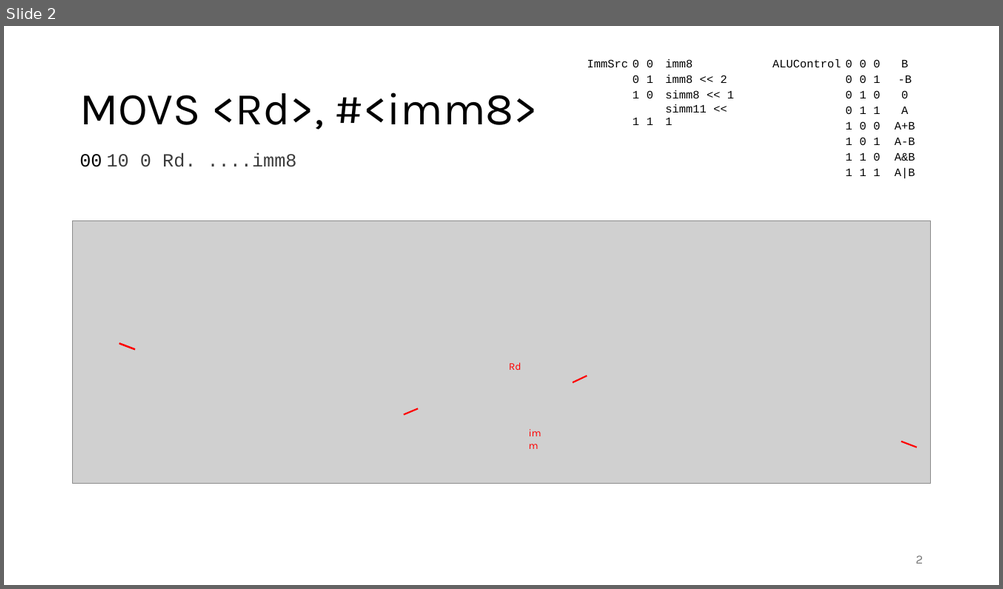
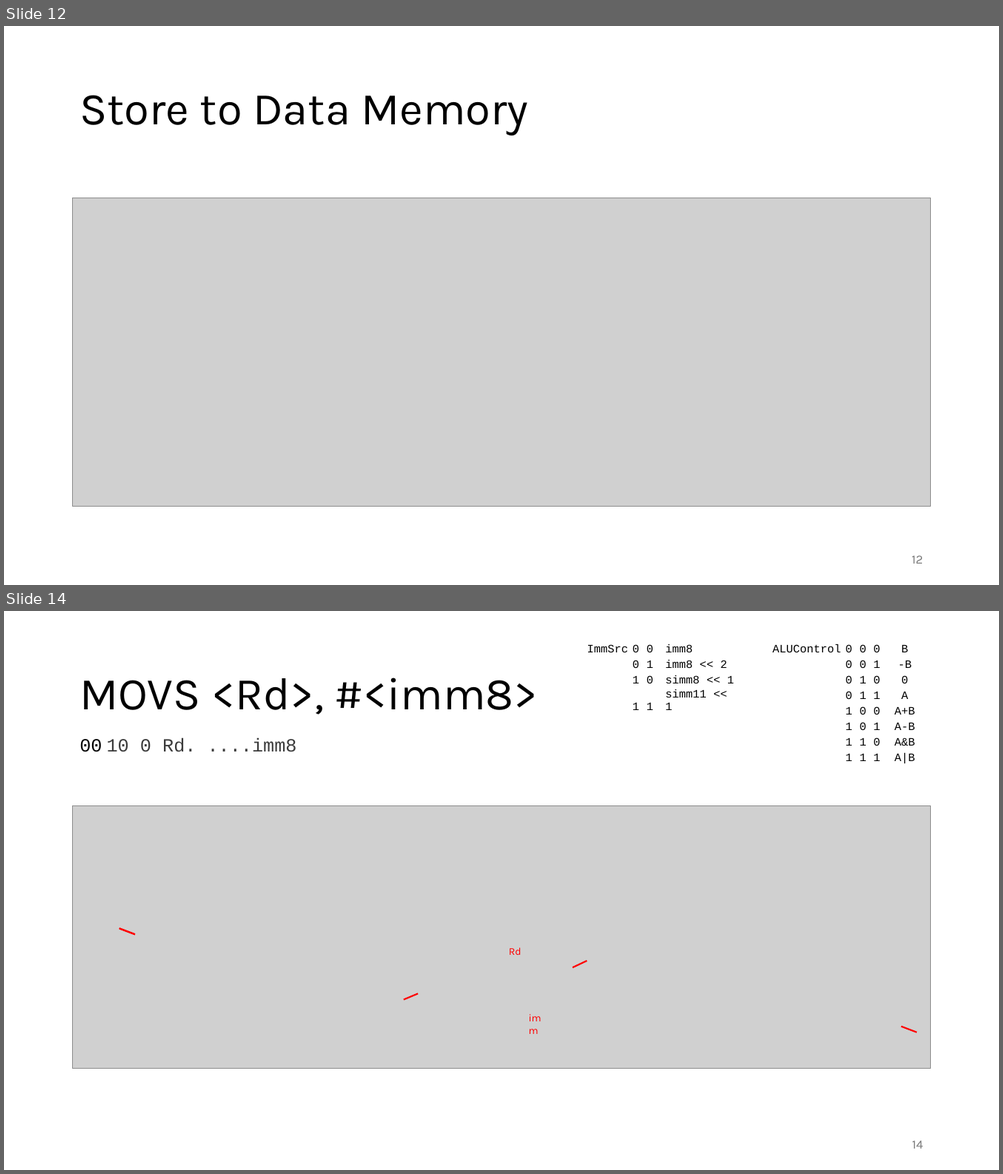
Before and after one commit to FrankBau/xetroc, a slide deck: xetroc.pptx. Shown one above the other, each under a label of ours: slide 2 before the commit, slides 12 and 14 after it; the slides between them are not shown. The pictures are 1003x589 and 1003x1174 pixels, drawn with LibreOffice and Linux fonts; fonts in the diff are those of the drawing; grey boxes stand for pictures. Boxes give left, top, right and bottom in pixels: in the first picture for what was removed or moved away, otherwise in the second. Text is boxed around its words. In the diff, an @@ line names an element or a change of style, - is before the commit and + after.

```diff
--- a/xetroc.pptx
+++ b/xetroc.pptx
@@ slide 12 added at (4,26,999,585), background #FFFFFF @@
@@ title added at (79,95,528,136), 44 pt, text #000000 @@
+Store to Data Memory
@@ picture added at (73,198,930,507) @@
@@ page number added at (911,556,922,564), 12 pt, text #797979 @@
+12
@@ what was slide 2 is now slide 14 @@
@@ page number at (912,1141,923,1149): text changed @@
-2
+14
```
Also in this commit, not shown: 1 slide changed, 11 other slides added, 13 other files.
